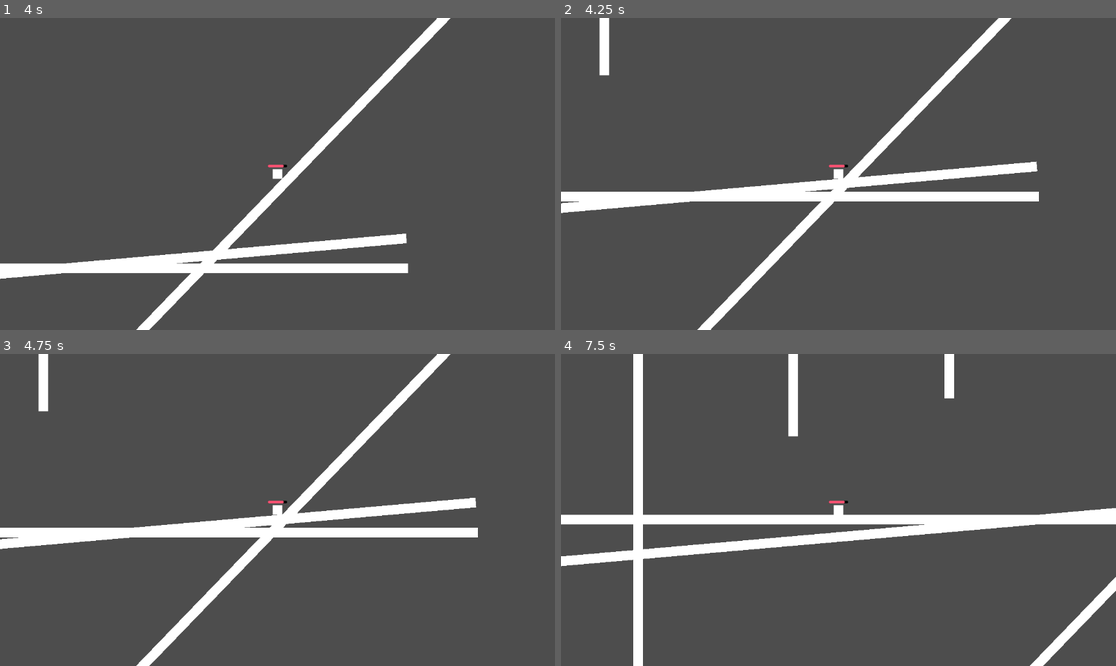
Above: before the commit, frames 1-4 (two rows, left to right).
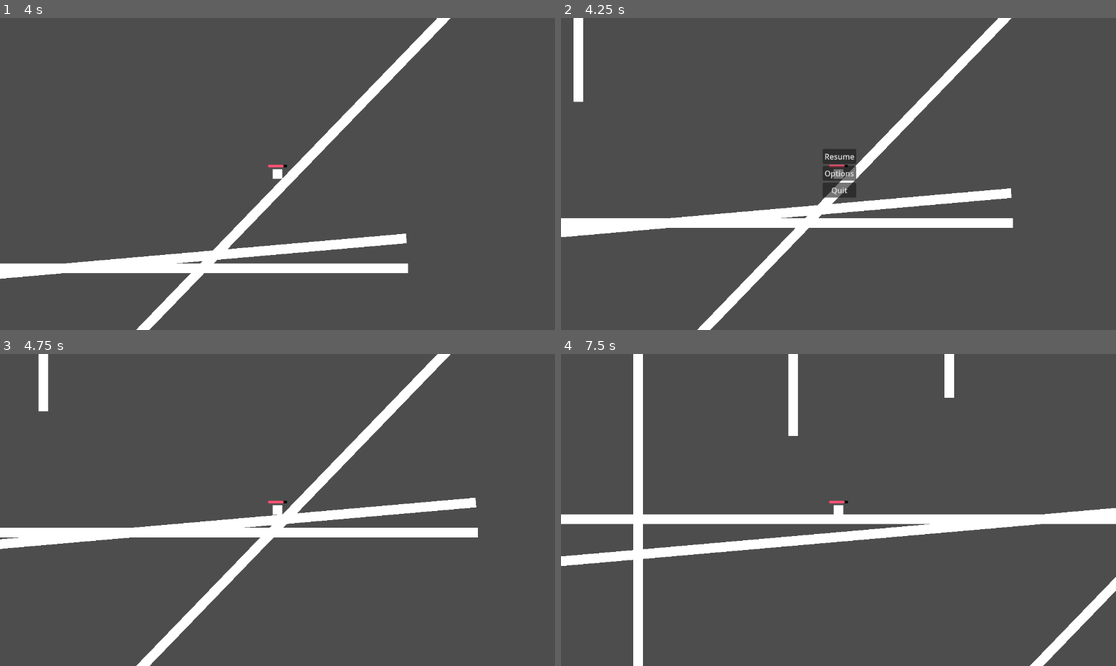
Above: after the commit, the same moments.

Repository: joesobo/BoxV1
Game: Godot game, scene res://main.tscn
The game is run twice, just before and just after one commit, with the same random seed, the same clock (stepped at 60 frames per second) and the same inputs.
Inputs (mouse positions are in pixels of both pictures, inside the frame that each line leads up to):
- Up to frame 1 (4 s): tap Enter at 0.5 s; hold Right (right) 0.53-2.03 s; tap Up (jump) at 0.77, 1.52, 3.02, 3.77 s; hold Left (left) 2.03-2.78 s; hold Right (right) from 2.78 s (still down)
- Up to frame 2 (4.25 s): keep holding Right (right); tap Escape (pause, bound only after the commit) at 4.15 s
- Up to frame 3 (4.75 s): release Right (right) at 4.25 s; click (277, 491) at 4.25 s, where only the run after the commit has a clickable "Resume"
- Up to frame 4 (7.5 s): tap Space at 5 s; hold Left (left) 5.03-5.78 s; tap Up (jump) at 5.27, 6.77 s; hold Right (right) 5.78-6.53 s; hold Left (left) from 6.53 s (still down)

Frame 1 is identical in both runs. In frame 2, 9.5% of the frame differs, in the area x 0-87%, y 0-100%; in frame 3, less than 0.1%; in frame 4, 0.8%.

Commit message:
pause menu

Diff:
--- /dev/null
+++ b/PauseMenu.gd
@@ -0,0 +1,26 @@
+extends Control
+
+var is_paused = false
+
+func _ready():
+	process_mode = ProcessMode.PROCESS_MODE_ALWAYS
+	set_pause_state(false)
+
+func _process(_delta):
+	if Input.is_action_just_pressed("pause"):
+		set_pause_state(!is_paused)
+
+func _on_resume_button_pressed():
+	set_pause_state(false)
+
+func _on_options_button_pressed():
+	var options = load("res://Menus/Options.tscn").instance()
+	get_tree().current_scene.add_child(options)
+
+func _on_quit_button_pressed():
+	get_tree().quit()
+
+func set_pause_state(state):
+	visible = state
+	get_tree().paused = state
+	is_paused = state
--- a/main.tscn
+++ b/main.tscn
@@ -1,7 +1,8 @@
-[gd_scene load_steps=8 format=3 uid="uid://wr0bal1t33v5"]
+[gd_scene load_steps=9 format=3 uid="uid://wr0bal1t33v5"]
 
 [ext_resource type="Script" path="res://PlayerController.gd" id="1_0ybxj"]
 [ext_resource type="Theme" uid="uid://cs53vtwmuxfcq" path="res://UITheme.tres" id="2_3sd15"]
+[ext_resource type="Script" path="res://PauseMenu.gd" id="2_of4s2"]
 
 [sub_resource type="CanvasTexture" id="CanvasTexture_w4ywb"]
 
@@ -29,6 +30,44 @@
 speed = 750
 
 [node name="Camera2D" type="Camera2D" parent="Players"]
+
+[node name="PauseMenu" type="Control" parent="Players/Camera2D"]
+z_index = 1
+layout_mode = 3
+anchors_preset = 0
+offset_left = -572.0
+offset_top = -326.0
+offset_right = 576.0
+offset_bottom = 322.0
+script = ExtResource("2_of4s2")
+
+[node name="VBoxContainer" type="VBoxContainer" parent="Players/Camera2D/PauseMenu"]
+layout_mode = 1
+anchors_preset = 8
+anchor_left = 0.5
+anchor_top = 0.5
+anchor_right = 0.5
+anchor_bottom = 0.5
+offset_left = -35.0
+offset_top = -50.5
+offset_right = 35.0
+offset_bottom = 50.5
+grow_horizontal = 2
+grow_vertical = 2
+alignment = 1
+
+[node name="ResumeButton" type="Button" parent="Players/Camera2D/PauseMenu/VBoxContainer"]
+layout_mode = 2
+text = "Resume
+"
+
+[node name="OptionsButton" type="Button" parent="Players/Camera2D/PauseMenu/VBoxContainer"]
+layout_mode = 2
+text = "Options"
+
+[node name="QuitButton" type="Button" parent="Players/Camera2D/PauseMenu/VBoxContainer"]
+layout_mode = 2
+text = "Quit"
 
 [node name="Sprite2D" type="Sprite2D" parent="Players"]
 scale = Vector2(20, 20)
@@ -148,3 +187,7 @@
 position = Vector2(2.08165e-12, 2.08165e-12)
 scale = Vector2(100, 10)
 shape = SubResource("RectangleShape2D_vj7qx")
+
+[connection signal="pressed" from="Players/Camera2D/PauseMenu/VBoxContainer/ResumeButton" to="Players/Camera2D/PauseMenu" method="_on_resume_button_pressed"]
+[connection signal="pressed" from="Players/Camera2D/PauseMenu/VBoxContainer/OptionsButton" to="Players/Camera2D/PauseMenu" method="_on_options_button_pressed"]
+[connection signal="pressed" from="Players/Camera2D/PauseMenu/VBoxContainer/QuitButton" to="Players/Camera2D/PauseMenu" method="_on_quit_button_pressed"]
--- a/project.godot
+++ b/project.godot
@@ -42,3 +42,8 @@
 , Object(InputEventKey,"resource_local_to_scene":false,"resource_name":"","device":-1,"window_id":0,"alt_pressed":false,"shift_pressed":false,"ctrl_pressed":false,"meta_pressed":false,"pressed":false,"keycode":0,"physical_keycode":83,"key_label":0,"unicode":115,"echo":false,"script":null)
 ]
 }
+pause={
+"deadzone": 0.5,
+"events": [Object(InputEventKey,"resource_local_to_scene":false,"resource_name":"","device":-1,"window_id":0,"alt_pressed":false,"shift_pressed":false,"ctrl_pressed":false,"meta_pressed":false,"pressed":false,"keycode":0,"physical_keycode":4194305,"key_label":0,"unicode":0,"echo":false,"script":null)
+]
+}
